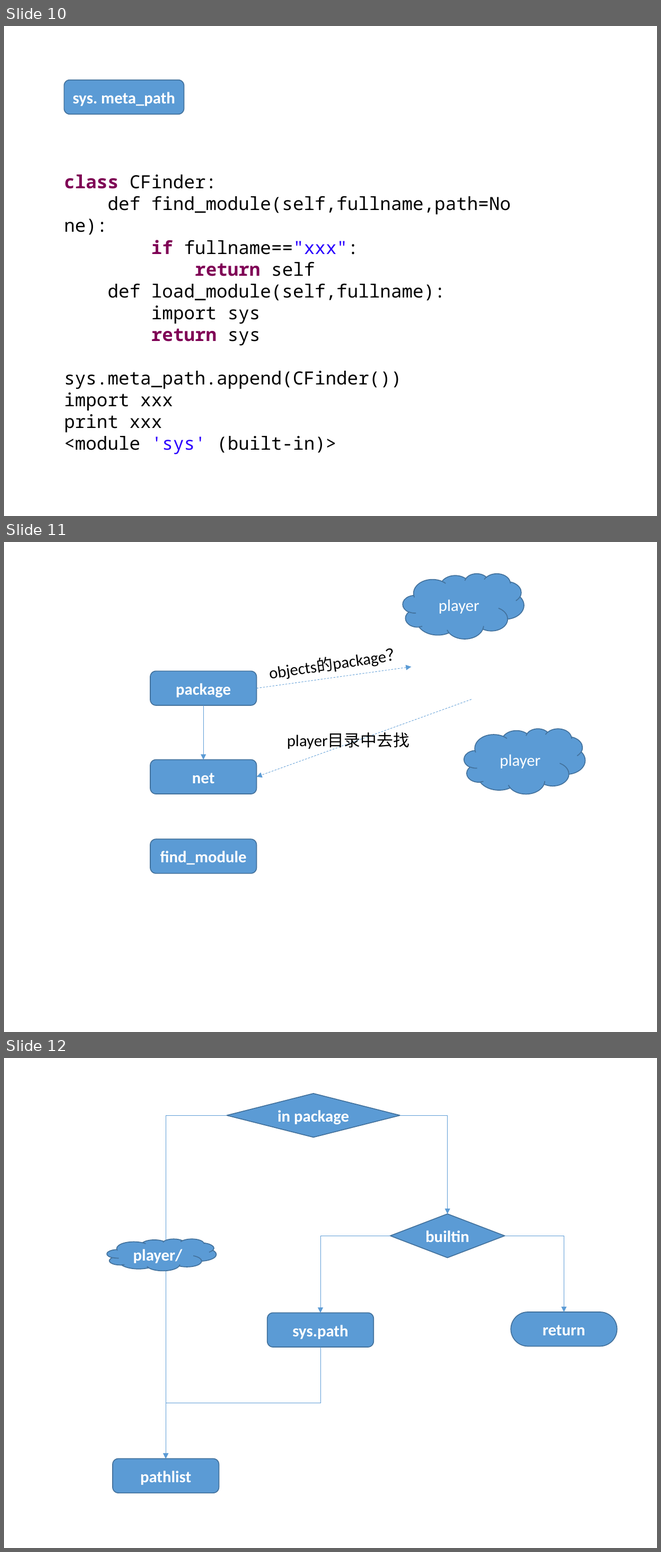
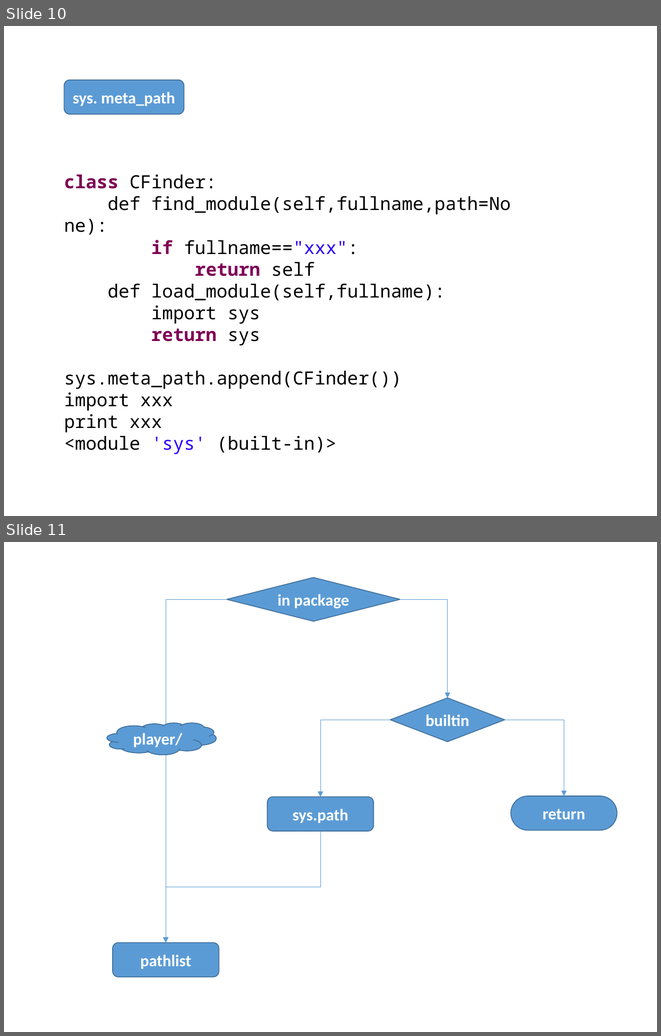
Before and after one commit to menfeng/studynote, a slide deck: python/source code/import/import.pptx. Shown one above the other, each under a label of ours: slides 10, 11 and 12 before the commit, slides 10 and 11 after it. The pictures are 661x1552 and 661x1036 pixels, drawn with LibreOffice and Linux fonts; fonts in the diff are those of the drawing. Boxes give left, top, right and bottom in pixels: in the first picture for what was removed or moved away, otherwise in the second. Text is boxed around its words. In the diff, an @@ line names an element or a change of style, - is before the commit and + after.

```diff
--- a/python/source code/import/import.pptx
+++ b/python/source code/import/import.pptx
@@ slide 11 removed at <box>4,542,657,1032</box>, background #FFFFFF @@
@@ cloud removed at <box>403,573,524,638</box> @@
-player
@@ text removed at <box>261,639,412,687</box> @@
-objects的package？
@@ arrow removed from (257, 688) to (412, 667) @@
@@ rounded rectangle removed at <box>150,671,257,705</box> @@
-package
@@ arrow removed from (471, 699) to (257, 776) @@
@@ arrow removed from (203, 705) to (203, 759) @@
@@ cloud removed at <box>464,729,584,794</box> @@
-player
@@ text removed at <box>287,733,409,751</box> @@
-player目录中去找
@@ rounded rectangle removed at <box>150,759,257,793</box> @@
-net
@@ rounded rectangle removed at <box>150,839,257,873</box> @@
-find_module
@@ what was slide 12 is now slide 11 @@
```
Also in this commit, not shown: 4 slides changed, 1 slide added, 1 other slide removed.
